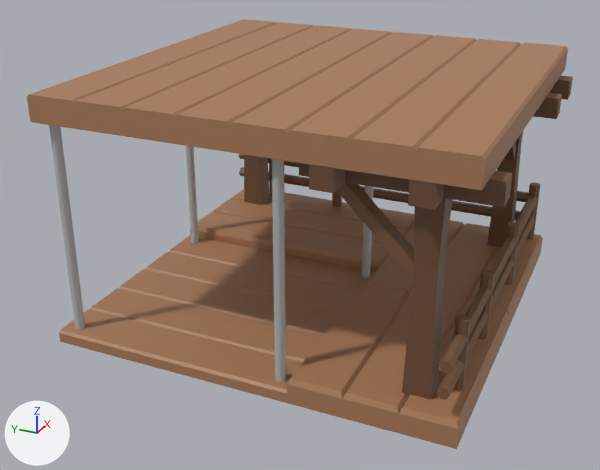
Renders of the FBX model Assets/3DModels/Buildings/Constructions/BasicElevator/BasicElevator_Corner.fbx from each side of a commit.
The view is the same before and after, from a 50 mm lens placed at (-14.95, -6.14, 8.78), pointed at (-0.55, 0.34, 1.57). Arrows for +X, +Y and +Z are at lower left; the lights stay in place. The picture after the commit comes second. Where no turn or scale is listed for an object, it has been applied to the vertices.

Script lines for the objects in view, before the commit:
```python
me_cube_020 = bpy.data.meshes.new('Cube.020')
me_cube_020.from_pydata(...)  # 966 vertices, 893 faces; spans x -4.0..4.25, y -4.25..4.0, z 0.0..5.0
me_cube_020.materials.append(mat_palette)  # picture img_palettetexture_png
ob_basicelevator_corner = bpy.data.objects.new('BasicElevator_Corner', me_cube_020)
ob_basicelevator_corner.location = (0.0, 0.0, 0.0)
```
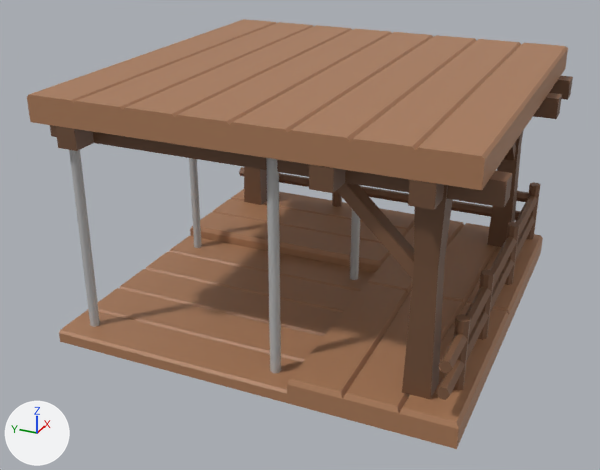
Where the change shows, as pixel boxes [x1, y1, x2, y2] in the pictures (600 x 470 px; the box of a moved part takes in the faces that stretch with it):
part 1 of me_cube_020, moved or reshaped
    before: [272, 159, 286, 382]
    after: [266, 158, 281, 373]
part 2 of me_cube_020, moved or reshaped
    before: [362, 186, 374, 278]
    after: [350, 185, 361, 280]
part 3 of me_cube_020, moved or reshaped
    before: [49, 125, 85, 330]
    after: [69, 150, 100, 327]
part 4 of me_cube_020, moved or reshaped
    before: [186, 146, 199, 243]
    after: [189, 158, 201, 248]
part 5 of me_cube_020, moved or reshaped
    before: [299, 163, 512, 207]
    after: [50, 125, 512, 207]

The change in detail:
me_cube_020 is used by ob_basicelevator_corner; location (0.0, 0.0, 0.0).
me_cube_020 had 966 vertices, 893 faces and spanned x -4.0..4.25, y -4.25..4.0, z 0.0..5.0.
me_cube_020 now has 950 vertices, 882 faces and spans x -4.0..4.25, y -4.25..4.0, z 0.0..5.0.
me_cube_020 part 1: the loose piece of 12 vertices spanning x -3.81..-3.61, y -0.79..-0.61, z 0.25..4.5 is moved by (0.21, 0.2, 0.0).
me_cube_020 part 2: the loose piece of 12 vertices spanning x 0.63..0.8, y -0.8..-0.6, z 0.25..4.5 is moved by (-0.21, 0.2, 0.0).
me_cube_020 part 3: the loose piece of 12 vertices spanning x -3.8..-3.63, y 3.6..3.8, z 0.25..4.5 is moved by (0.21, -0.2, 0.0).
me_cube_020 part 4: the loose piece of 12 vertices spanning x 0.63..0.8, y 3.6..3.8, z 0.25..4.5 is moved by (-0.21, -0.2, 0.0).
Part 5, on me_cube_020:
16 vertices are removed from x -3.5..4.0, y -4.0..3.45, z 4.1..4.5.
22 faces are deleted.
10 vertices are added at x -3.98..-3.1, y 3.05..4.0, z 4.1..4.5.
6 new vertices lie (0.0, 0.0, 0.4) away from vertices in x -3.98..-3.1, y 3.05..4.0, z 4.1.
23 new faces join them.
Other edits to the shape of me_cube_020 do not show in these pictures.
